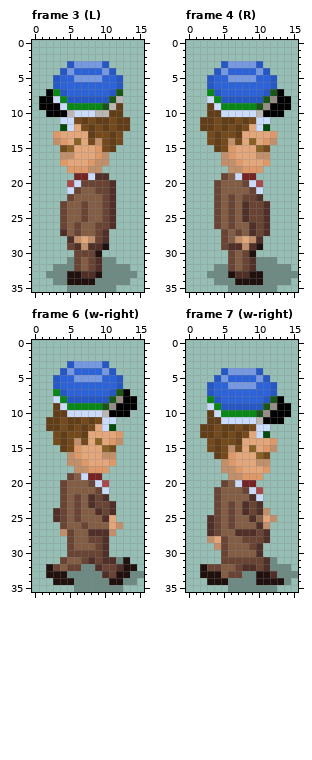
Pixel-art file -- art/cfe-ksv-koppel.aseprite. Above: the version before the commit.
16x36 pixels, 42 frames. Shown: frame 3 (L), frame 4 (R), frame 6 (w-right), frame 7 (w-right). The commit also changed other frames, which this record leaves out.
The same view after the edit:
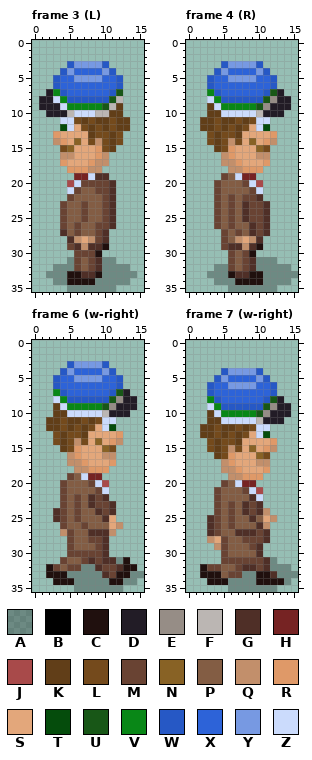
Palette (. is transparent): A #00000046  B #000000  C #20100e  D #221c26  E #968d86  F #bbb6b3  G #4f2f27  H #762323  J #a84a4a  K #613e18  L #744a1c  M #694333  N #886225  P #835d44  Q #c28f6b  R #df9968  S #e3a77b  T #054c0c  U #185717  V #098717  W #2658c5  X #2d63d8  Y #7799e2  Z #cbdbfc
Author's note on the commit: Convert ksv!! sprites to use indexed color
Change:
--- frame 3 (L), layer "fraater"
@@ x 0..6 @@
  6 ...WXXX
- 7 ..BVWXX
- 8 .BBZVWW
- 9 .BBBZVV
-10 ..BBBFZ
+ 7 ..DVWXX
+ 8 .DDZVWW
+ 9 .DDDZVV
+10 ..DDDFZ
 11 ....ZZL
--- frame 4 (R), layer "fraater"
@@ x 9..15 @@
  6 XXXW...
- 7 XXWUB..
- 8 WWUEBB.
- 9 VUEBBB.
-10 ZFBBB..
+ 7 XXWUD..
+ 8 WWUEDD.
+ 9 VUEDDD.
+10 ZFDDD..
 11 LZZ....
--- frame 6 (w-right), layer "head": the same change as frame 4 (R)
--- frame 7 (w-right), layer "head"
@@ x 9..15 @@
  7 XXXW...
- 8 XXWUB..
- 9 WWUEBB.
-10 VUEBBB.
-11 ZFBBB..
+ 8 XXWUD..
+ 9 WWUEDD.
+10 VUEDDD.
+11 ZFDDD..
 12 LZZ....
Where, in picture pixels (left, top, right, bottom), the same in both pictures:
changed: (39, 89, 67, 117)
changed: (263, 89, 291, 117)
changed: (109, 389, 137, 417)
changed: (263, 396, 291, 424)
